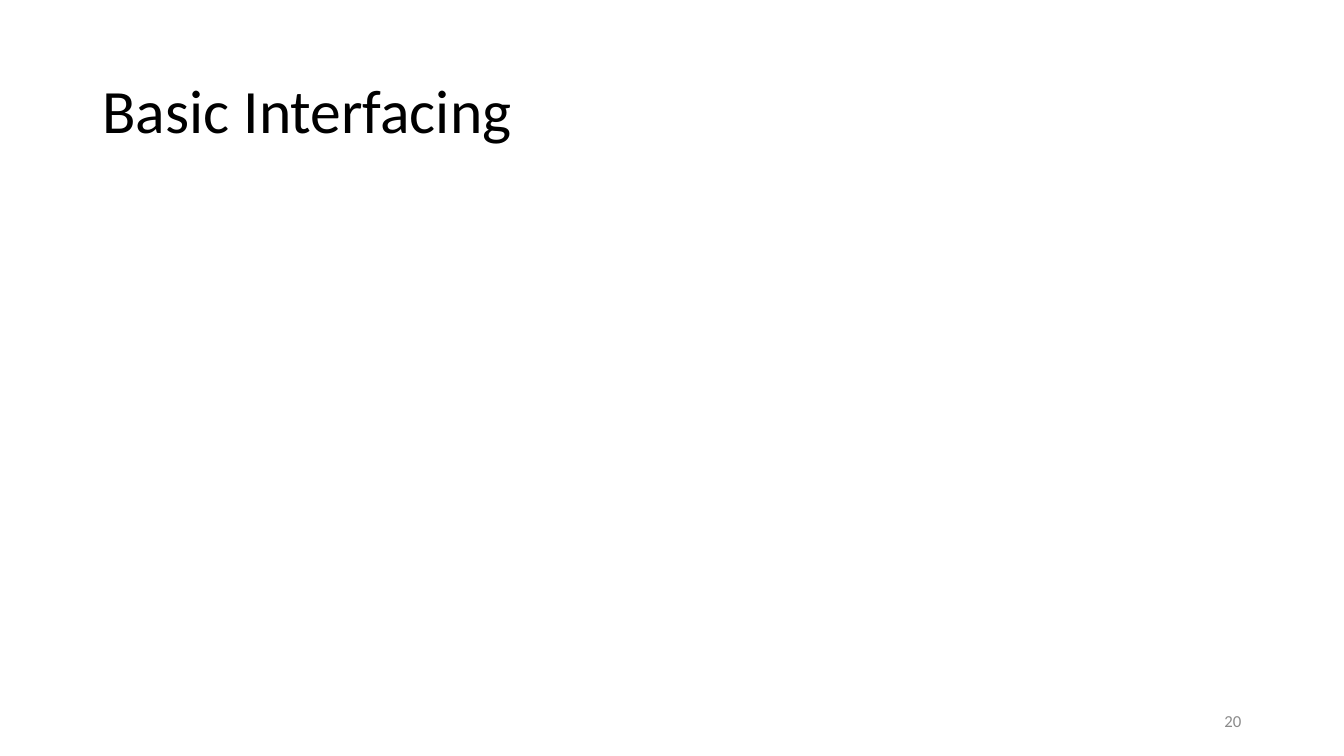
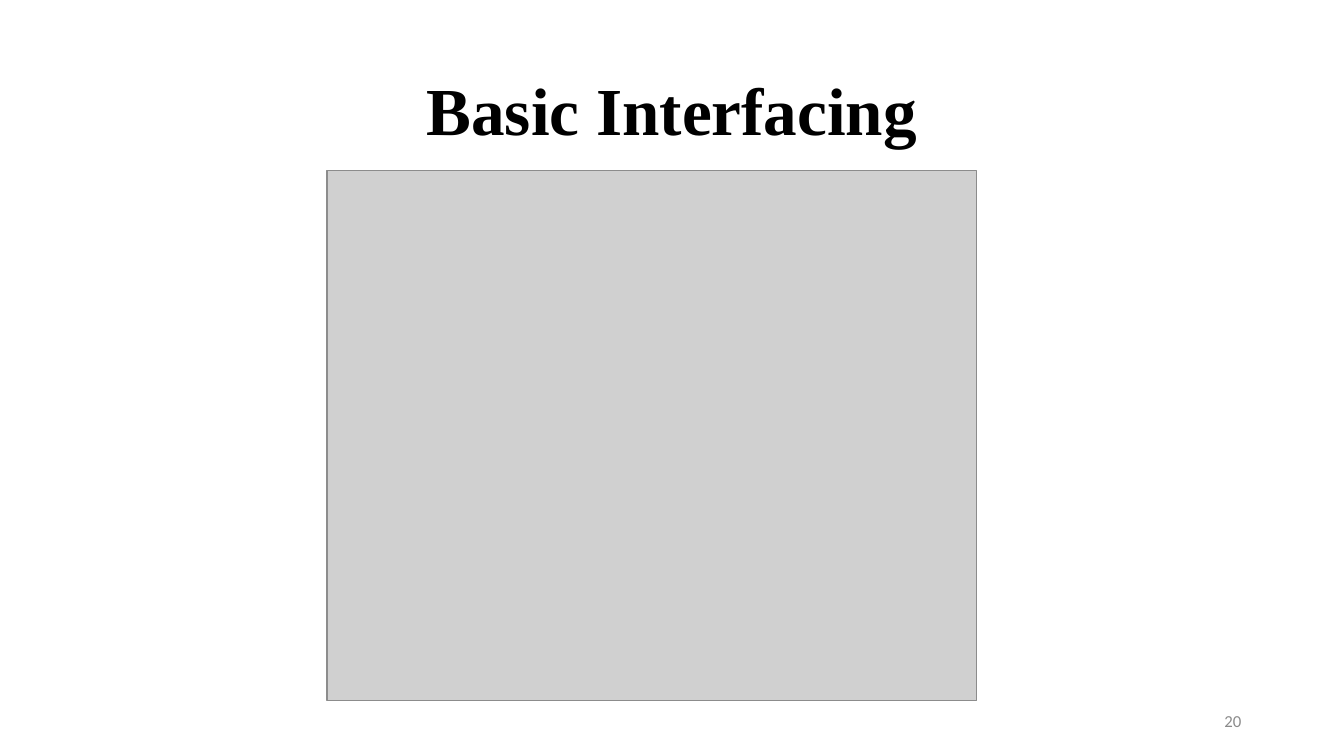
Before and after one commit to BipinGodar/ProjectReport, a slide deck: slide 20 of Smart Gloves using Flex Sensor.pptx. Drawn at 1344x756 pixels with LibreOffice and Linux fonts; fonts in the diff are those of the drawing; grey boxes stand for pictures. Boxes give left, top, right and bottom in pixels: in the first picture for what was removed or moved away, otherwise in the second. Text is boxed around its words. In the diff, an @@ line names an element or a change of style, - is before the commit and + after.

```diff
--- a/Smart Gloves using Flex Sensor.pptx
+++ b/Smart Gloves using Flex Sensor.pptx
@@ title "Basic Interfacing" at box(427, 87, 917, 147): size 44 to 48 pt, font Calibri to Times New Roman, bold on; alignment left to centre @@
@@ picture added at box(327, 171, 977, 702) @@
```
Also in this commit, not shown: 8 other slides changed, 4 slides added, 3 slides removed, 3 other files.
